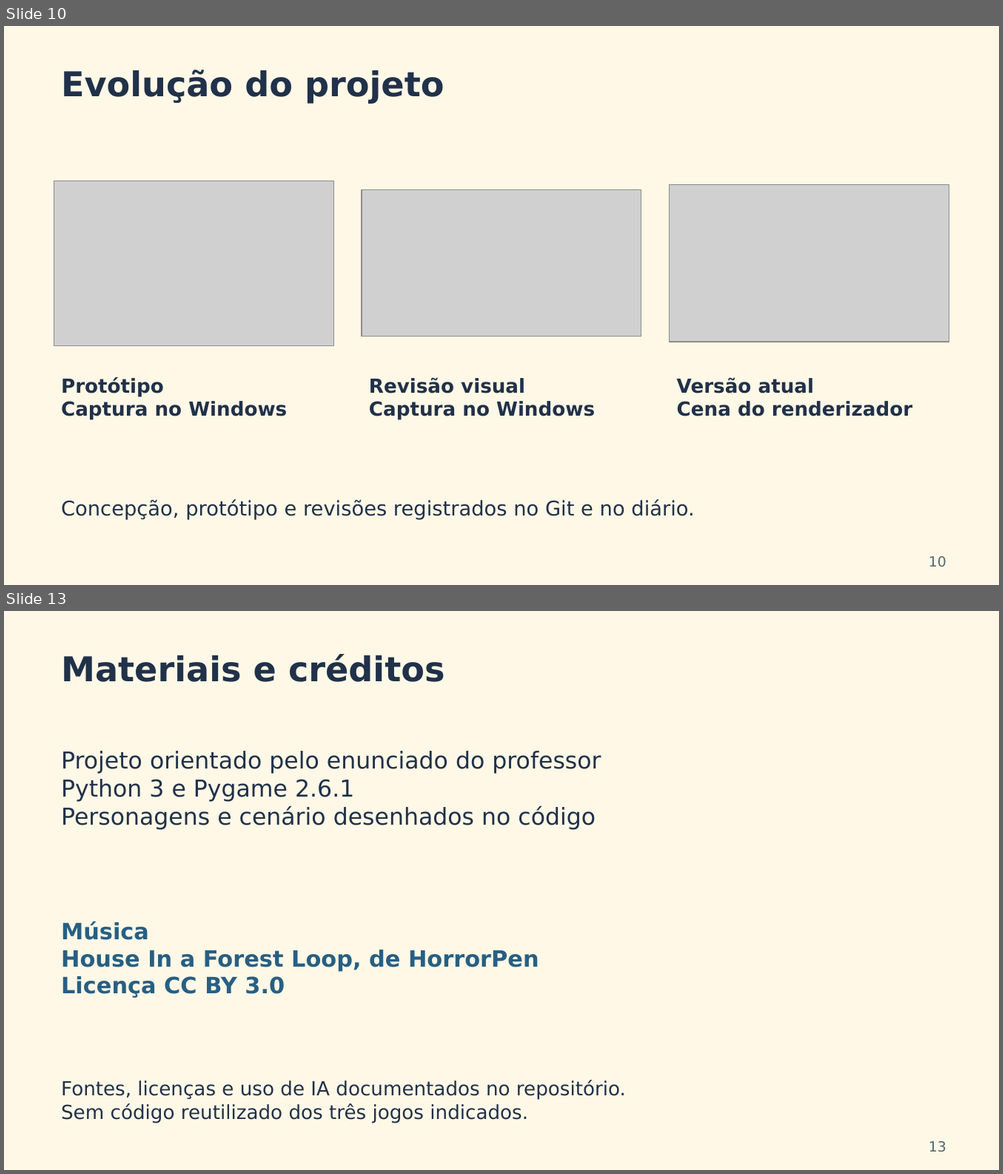
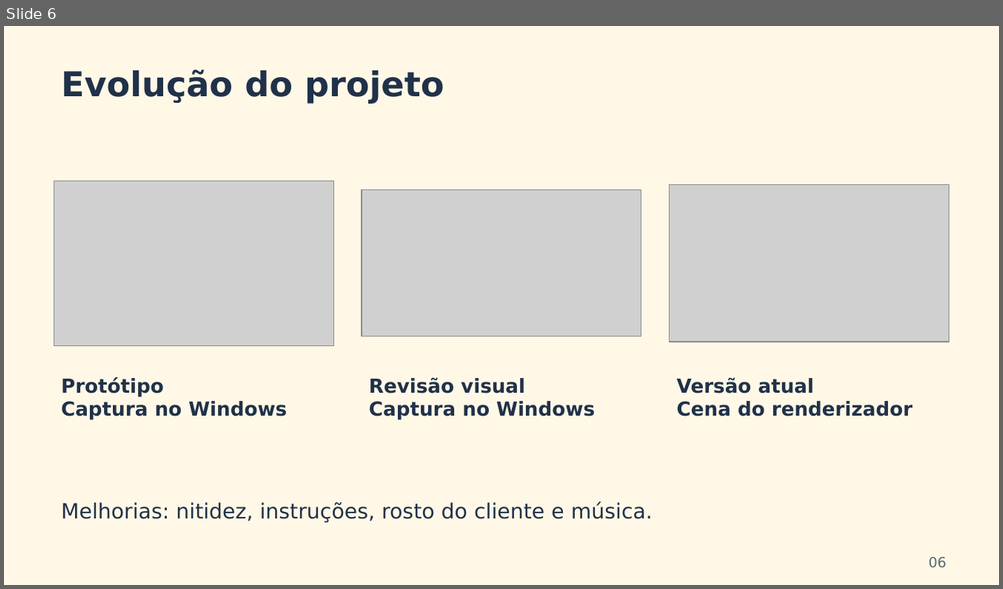
Before and after one commit to Danielpr614/corre-que-derrete, a slide deck: presentation/Corre_que_Derrete_Equipe_20261015.pptx. Shown one above the other, each under a label of ours: slides 10 and 13 before the commit, slide 6 after it; the slides between them are not shown. The pictures are 1003x1174 and 1003x589 pixels, drawn with LibreOffice and Linux fonts; fonts in the diff are those of the drawing; grey boxes stand for pictures. Boxes give left, top, right and bottom in pixels: in the first picture for what was removed or moved away, otherwise in the second. Text is boxed around its words. In the diff, an @@ line names an element or a change of style, - is before the commit and + after.

```diff
--- a/presentation/Corre_que_Derrete_Equipe_20261015.pptx
+++ b/presentation/Corre_que_Derrete_Equipe_20261015.pptx
@@ slide 13 removed at (x1=4, y1=611, x2=999, y2=1170), background #FFF8E7 @@
@@ text removed at (x1=61, y1=654, x2=445, y2=682) @@
-Materiais e créditos
@@ text removed at (x1=61, y1=751, x2=600, y2=830) @@
-Projeto orientado pelo enunciado do professor
-Python 3 e Pygame 2.6.1
-Personagens e cenário desenhados no código
@@ text removed at (x1=61, y1=922, x2=539, y2=998) @@
-Música
-House In a Forest Loop, de HorrorPen
-Licença CC BY 3.0
@@ text removed at (x1=61, y1=1081, x2=626, y2=1123) @@
-Fontes, licenças e uso de IA documentados no repositório.
-Sem código reutilizado dos três jogos indicados.
@@ text removed at (x1=928, y1=1142, x2=946, y2=1153) @@
-13
@@ what was slide 10 is now slide 6 @@
@@ slide 6 changed as well @@
@@ text at (x1=61, y1=502, x2=652, y2=523): text changed; size 19.5 to 20.2 pt @@
-Concepção, protótipo e revisões registrados no Git e no diário.
+Melhorias: nitidez, instruções, rosto do cliente e música.
@@ text at (x1=928, y1=557, x2=946, y2=568): text changed @@
-10
+06
```
Also in this commit, not shown: 1 other slide changed, 3 slides added, 9 other slides removed, 6 other files.
